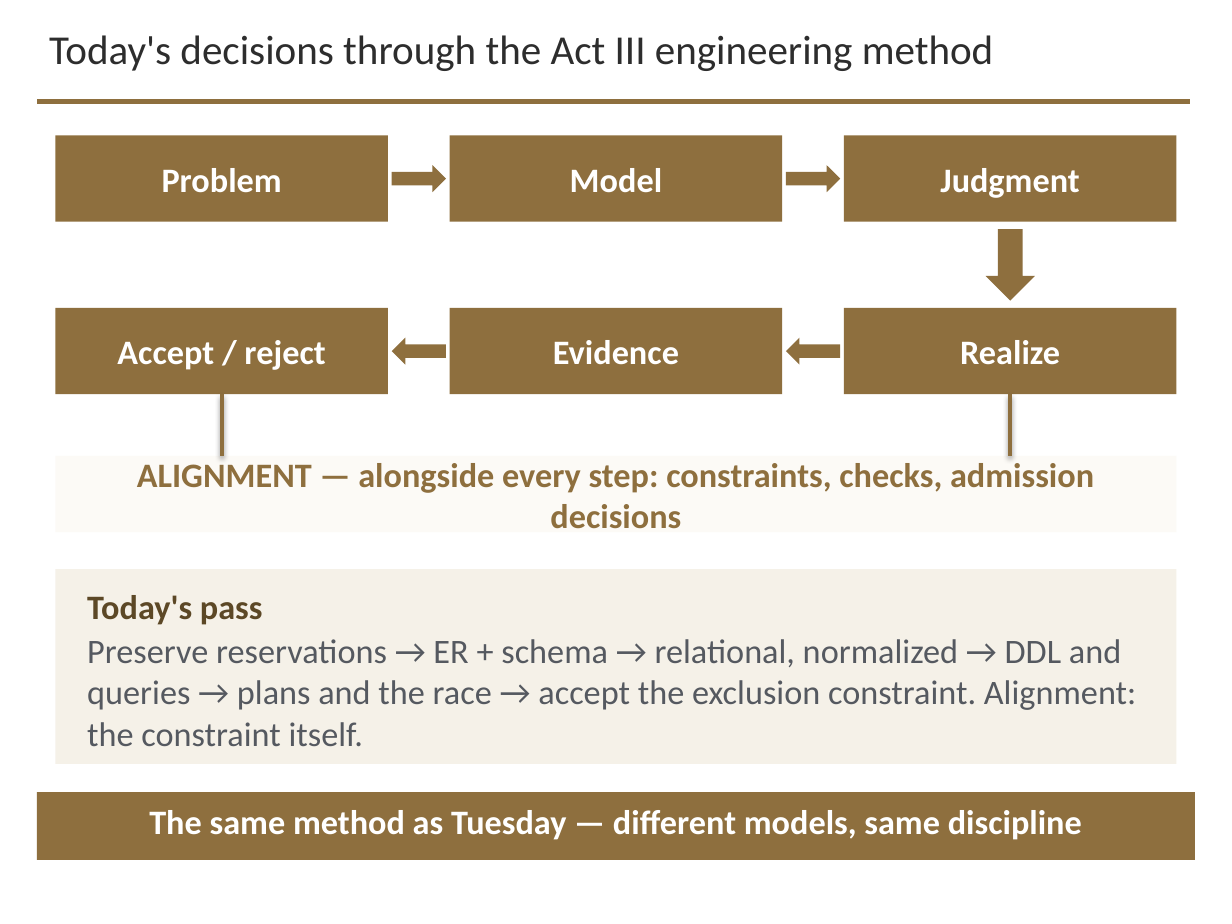
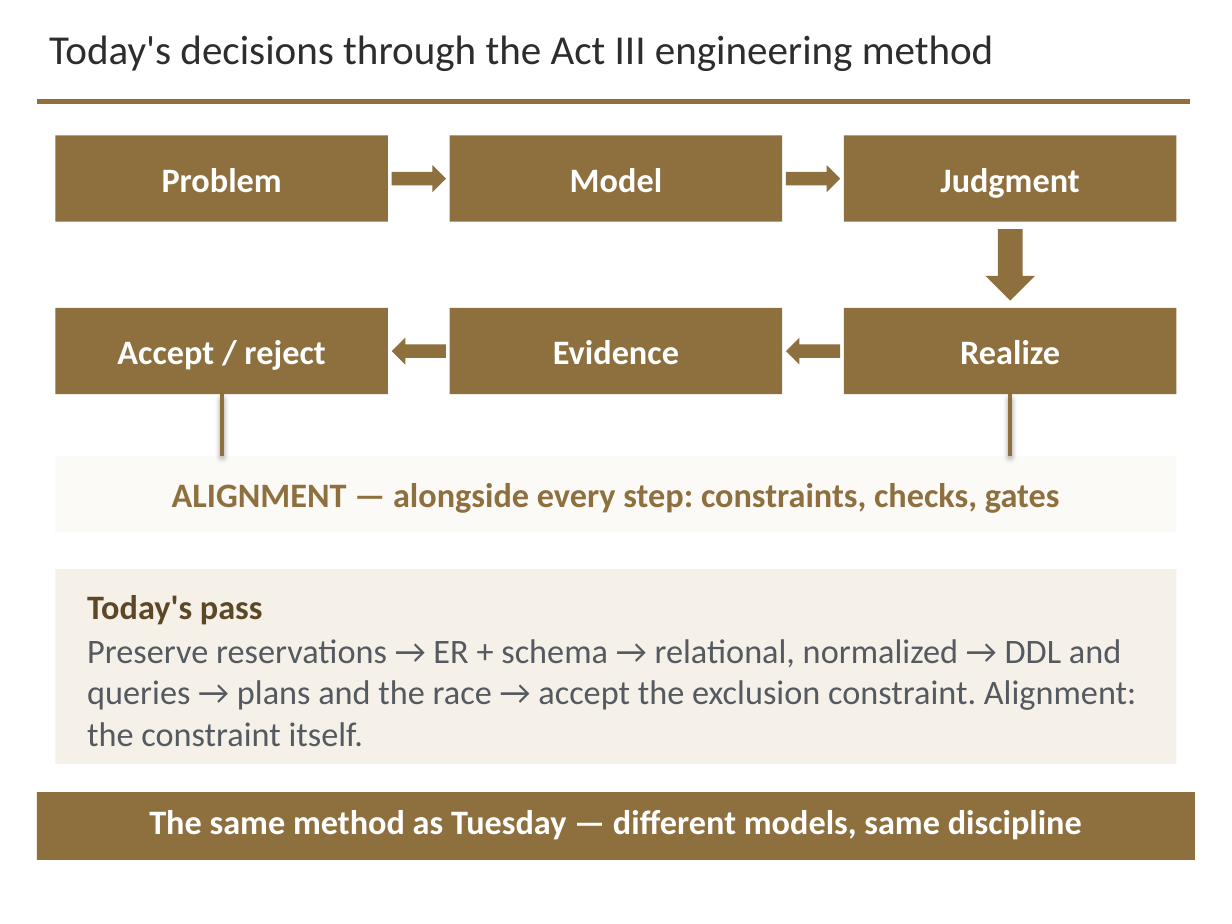
Before and after one commit to davisjam/model-based-agentic-software-engineering, a slide deck: slide 26 of course/lectures/act-3-software-in-the-world/02-compute-environments-and-data-management/3-2-Data-Management.pptx. Drawn at 1232x924 pixels with LibreOffice and Linux fonts; fonts in the diff are those of the drawing; background and template pictures are left out. Boxes give left, top, right and bottom in pixels: in the first picture for what was removed or moved away, otherwise in the second. Text is boxed around its words. In the diff, an @@ line names an element or a change of style, - is before the commit and + after.

```diff
--- a/course/lectures/act-3-software-in-the-world/02-compute-environments-and-data-management/3-2-Data-Management.pptx
+++ b/course/lectures/act-3-software-in-the-world/02-compute-environments-and-data-management/3-2-Data-Management.pptx
@@ text in rectangle at <box>172,483,1060,513</box>: text changed @@
-ALIGNMENT — alongside every step: constraints, checks, admission decisions
+ALIGNMENT — alongside every step: constraints, checks, gates
```
Also in this commit, not shown: 10 other slides changed.
